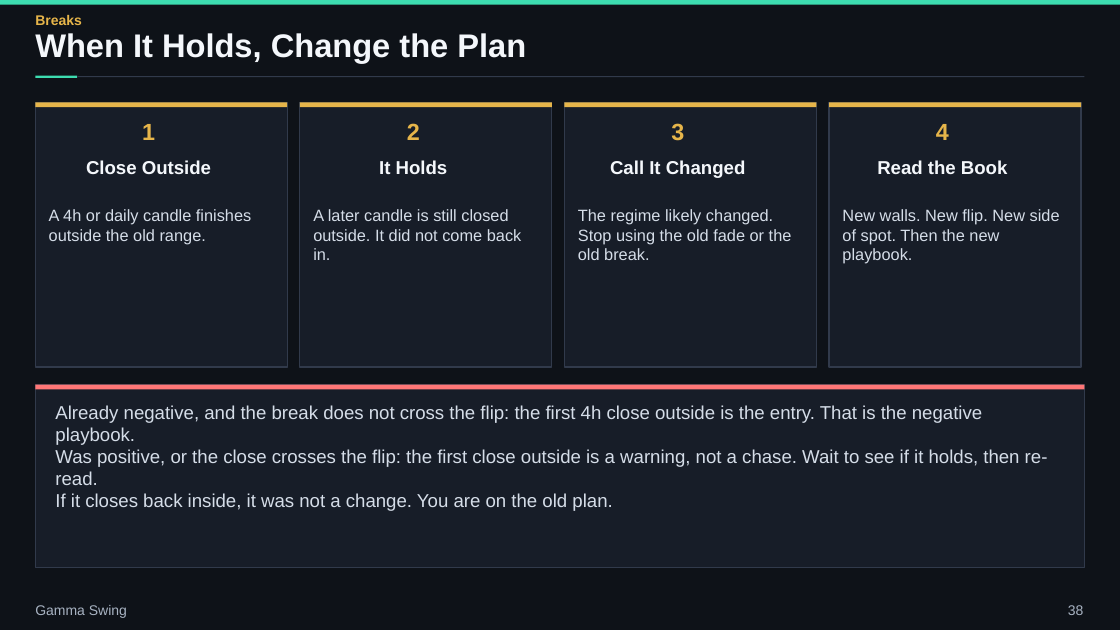
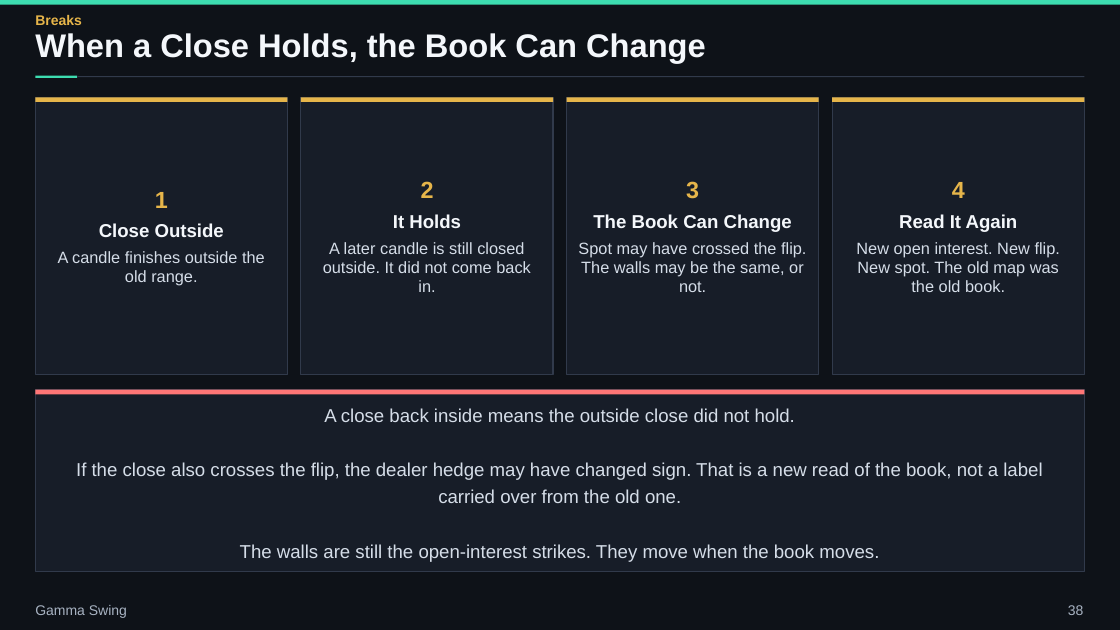
Before and after one commit to ArazMedia/Planner-Brain, a slide deck: slide 38 of decks/gamma-swing/gamma_swing.pptx. Drawn at 1120x630 pixels with LibreOffice and Linux fonts; fonts in the diff are those of the drawing. Boxes give left, top, right and bottom in pixels: in the first picture for what was removed or moved away, otherwise in the second. Text is boxed around its words. In the diff, an @@ line names an element or a change of style, - is before the commit and + after.

```diff
--- a/decks/gamma-swing/gamma_swing.pptx
+++ b/decks/gamma-swing/gamma_swing.pptx
@@ text at (35,33,706,63): text changed @@
-When It Holds, Change the Plan
+When a Close Holds, the Book Can Change
@@ rectangle: place and size @@
-rectangle at (35,103,287,367)
+rectangle at (35,97,287,375)
@@ rectangle: place and size @@
-rectangle at (300,103,552,367)
+rectangle at (301,97,553,375)
@@ 3 rectangles: place and size @@
-3 rectangles at (35,103,817,108)
+3 rectangles at (35,97,819,103)
@@ rectangle: place and size @@
-rectangle at (565,103,817,367)
+rectangle at (567,97,819,375)
@@ rectangle: place and size @@
-rectangle at (829,103,1081,367)
+rectangle at (833,97,1085,375)
@@ rectangle: place and size @@
-rectangle at (829,103,1081,108)
+rectangle at (833,97,1085,103)
@@ 3 texts: place and size @@
-3 texts at (407,123,949,141)
+3 texts at (421,181,965,199)
@@ line spacing 23.6pt to 23.2pt in 4 elements at (421,181,434,198), (686,181,699,199), (952,182,965,198), (155,192,168,208) @@
@@ text "1": place and size @@
-text "1" at (142,124,155,140)
+text "1" at (155,192,168,208)
@@ text "Close Outside" at (99,223,224,237): line spacing 18.9pt to 18.6pt @@
@@ text "Close Outside": place and size @@
-text "Close Outside" at (86,160,211,174)
+text "Close Outside" at (99,223,224,237)
@@ text "A later candle is still ...": place and size @@
-text "A later candle is still ..." at (313,209,522,260)
+text "A later candle is still ..." at (323,242,531,292)
@@ text "A later candle is still ..." at (323,242,531,292): alignment left to centre; line spacing 16.5pt to 16.2pt @@
@@ text "It Holds": place and size @@
-text "It Holds" at (379,160,448,174)
+text "It Holds" at (393,214,461,228)
@@ text "It Holds" at (393,214,461,228): line spacing 18.9pt to 18.6pt @@
@@ text at (593,214,792,232): text changed @@
-Call It Changed
+The Book Can Change
@@ text at (899,214,1018,232): text changed @@
-Read the Book
+Read It Again
@@ text at (58,251,265,286): text changed @@
-A 4h or daily candle finishes outside the old range.
+A candle finishes outside the old range.
@@ text at (578,242,806,292): text changed @@
-The regime likely changed. Stop using the old fade or the old break.
+Spot may have crossed the flip. The walls may be the same, or not.
@@ text at (856,242,1060,292): text changed @@
-New walls. New flip. New side of spot. Then the new playbook.
+New open interest. New flip. New spot. The old map was the old book.
@@ rectangle: place and size @@
-rectangle at (35,385,1085,568)
+rectangle at (35,390,1085,571)
@@ rectangle: place and size @@
-rectangle at (35,385,1085,390)
+rectangle at (35,390,1085,395)
@@ text at (76,408,1042,562): text changed @@
-Already negative, and the break does not cross the flip: the first 4h close outside is the entry. That is the negative playbook.
-Was positive, or the close crosses the flip: the first close outside is a warning, not a chase. Wait to see if it holds, then re-read.
-If it closes back inside, it was not a change. You are on the old plan.
+A close back inside means the outside close did not hold.
+If the close also crosses the flip, the dealer hedge may have changed sign. That is a new read of the book, not a label carried over from the old one.
+The walls are still the open-interest strikes. They move when the book moves.
```
Also in this commit, not shown: 33 other slides changed, 12 slides added, 12 slides removed, 47 other files.
